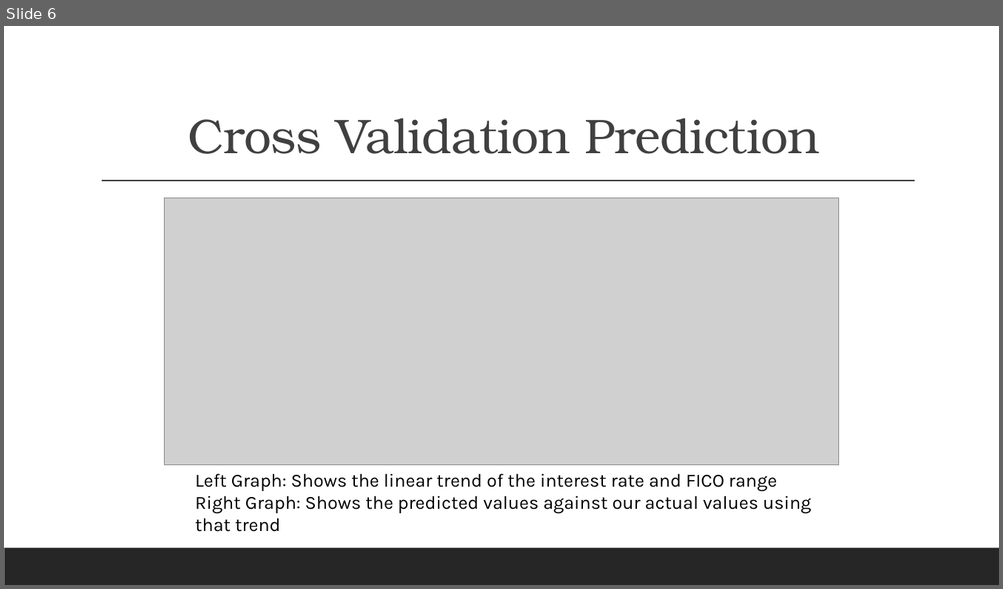
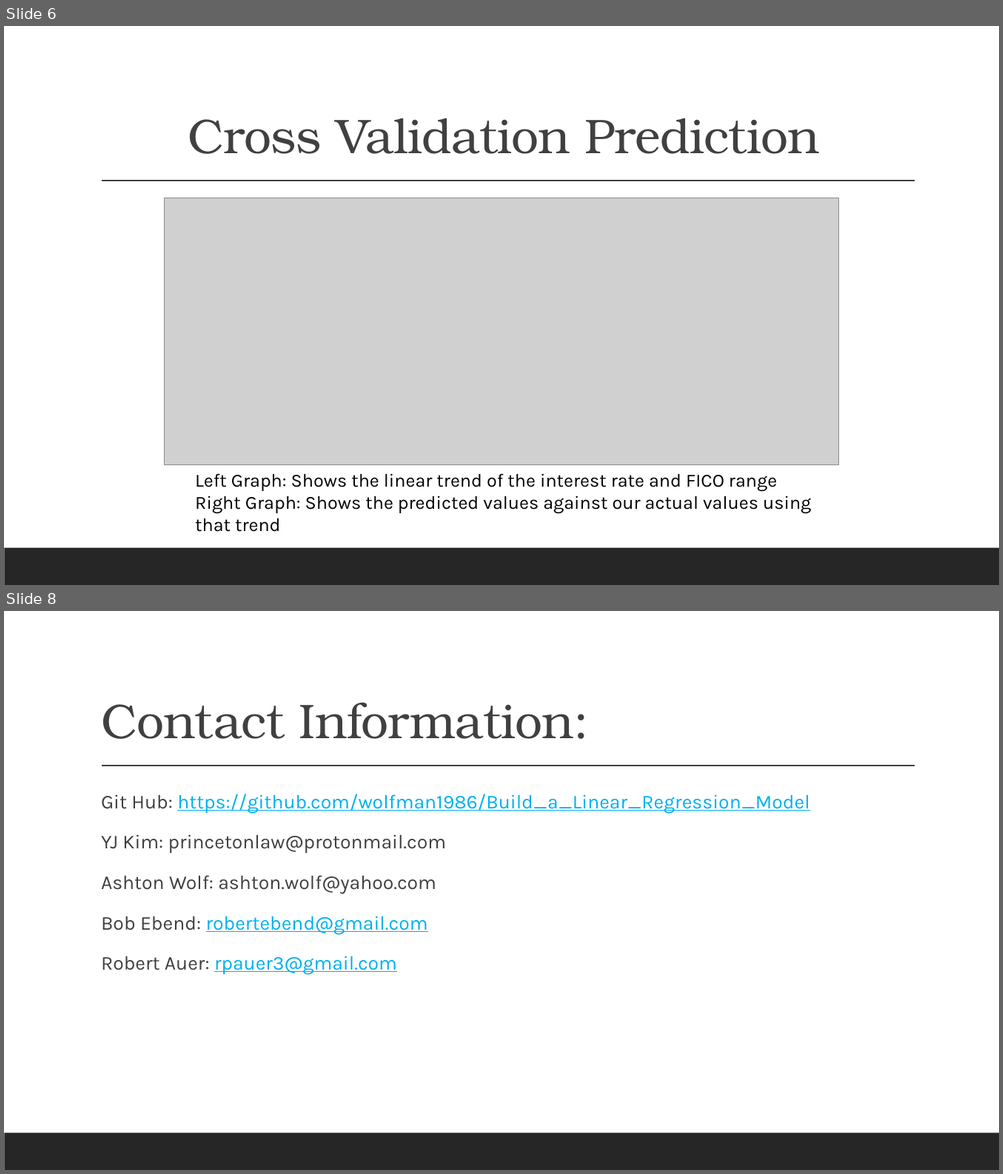
Before and after one commit to wolfman1986/Build_a_Linear_Regression_Model, a slide deck: data/interest_rate.pptx. Shown one above the other, each under a label of ours: slide 6 before the commit, slides 6 and 8 after it; the slides between them are not shown. The pictures are 1003x589 and 1003x1174 pixels, drawn with LibreOffice and Linux fonts; fonts in the diff are those of the drawing; grey boxes stand for pictures. Boxes give left, top, right and bottom in pixels: in the first picture for what was removed or moved away, otherwise in the second. Text is boxed around its words. In the diff, an @@ line names an element or a change of style, - is before the commit and + after.

```diff
--- a/data/interest_rate.pptx
+++ b/data/interest_rate.pptx
@@ slide 8 added at (x1=4, y1=611, x2=999, y2=1170), background #FFFFFF; not listed: 2 template elements that a slide beside it also shows @@
@@ title added at (x1=101, y1=702, x2=589, y2=739), 47 pt, text #404040 @@
+Contact Information:
@@ text added at (x1=101, y1=794, x2=809, y2=975), 19 pt, text #00B0F0, underline @@
+  Git Hub: https://github.com/wolfman1986/Build_a_Linear_Regression_Model
+  YJ Kim: princetonlaw@protonmail.com
+  Ashton Wolf: ashton.wolf@yahoo.com
+  Bob Ebend: robertebend@gmail.com
+  Robert Auer: rpauer3@gmail.com
```
Also in this commit, not shown: 1 other slide added, 1 slide removed.
